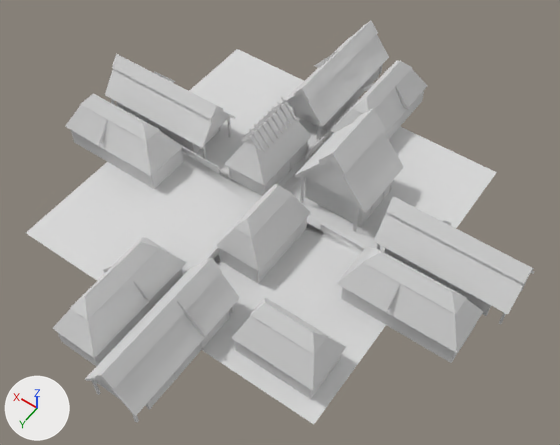
A saved change to the OBJ model assets/stl_export/1111.obj.
One viewpoint serves both versions: a 50 mm lens placed at (-26.5, 35.3, 53.4), pointed at (-3.2, 2.7, 2.2). The axes (+X, +Y, +Z) are drawn at lower left. The lights are the same throughout. The picture after the commit comes second. Where no turn or scale is listed for an object, it has been applied to the vertices. Vertices at exactly the same position are counted once.

The first picture shows '1111'.
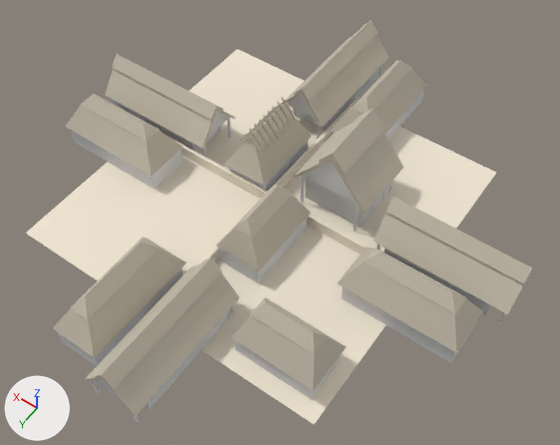
Where the change shows, as pixel boxes [x1, y1, x2, y2] in the pictures (560 x 445 px):
```json
{"part": 1, "of": "me_1111", "change": "built on", "before": [26, 49, 497, 424], "after": [26, 49, 497, 424]}
{"part": 2, "of": "me_1111", "change": "recoloured", "before": [52, 21, 534, 416], "after": [52, 21, 534, 416]}
```

The change, as JSON lines over the scene's bpy script:
```json
{"op": "add", "block": "mat_straw", "code": ["mat_straw = principled_material('straw')", "mat_straw.base_color = (0.569, 0.514, 0.42)  # light grey #c7bead", "mat_straw.roughness = 1.0"]}
{"op": "add", "block": "mat_cortyard", "code": ["mat_cortyard = principled_material('cortyard')", "mat_cortyard.base_color = (0.878, 0.792, 0.651)  # pale yellow #f1e6d3", "mat_cortyard.roughness = 1.0"]}
{"block": "me_1111", "where": "# used by ob_1111; location = (0.0, 0.0, 0.0)"}
{"op": "remove", "block": "me_1111", "code": "me_1111.from_pydata(...)  # 1335 vertices, 2078 faces; spans x -22.6..19.7, y -20.7..22.6, z 0.0..8.3"}
{"op": "add", "block": "me_1111", "code": "me_1111.from_pydata(...)  # 1210 vertices, 1880 faces; spans x -22.6..19.7, y -20.7..22.6, z 0.0..8.3"}
{"block": "me_1111", "change": "me_1111 part 1"}
{"block": "me_1111", "change": "149 vertices are removed from x -15.0..15.0, y -15.0..15.0, z 0.0..5.5"}
{"block": "me_1111", "change": "240 faces are deleted"}
{"block": "me_1111", "change": "14 vertices are added at x -15.0..0.2, y -15.0..15.0, z 0.0..1.2"}
{"block": "me_1111", "change": "10 new vertices lie (14.8, 0.0, 0.0) away from vertices in x -15.0..0.2, y -15.0..15.0, z 0.0..1.2"}
{"block": "me_1111", "change": "42 new faces join them, mat_cortyard (pale yellow #f1e6d3)"}
{"block": "me_1111", "change": "me_1111 part 2: 536 faces spanning x -22.6..19.7, y -20.7..22.6, z 2.0..8.3 switch from mat_default (light grey #dadada) to mat_straw (light grey #c7bead)"}
{"op": "add", "block": "me_1111", "code": "me_1111.materials.append(mat_cortyard)  # pale yellow #f1e6d3"}
```
